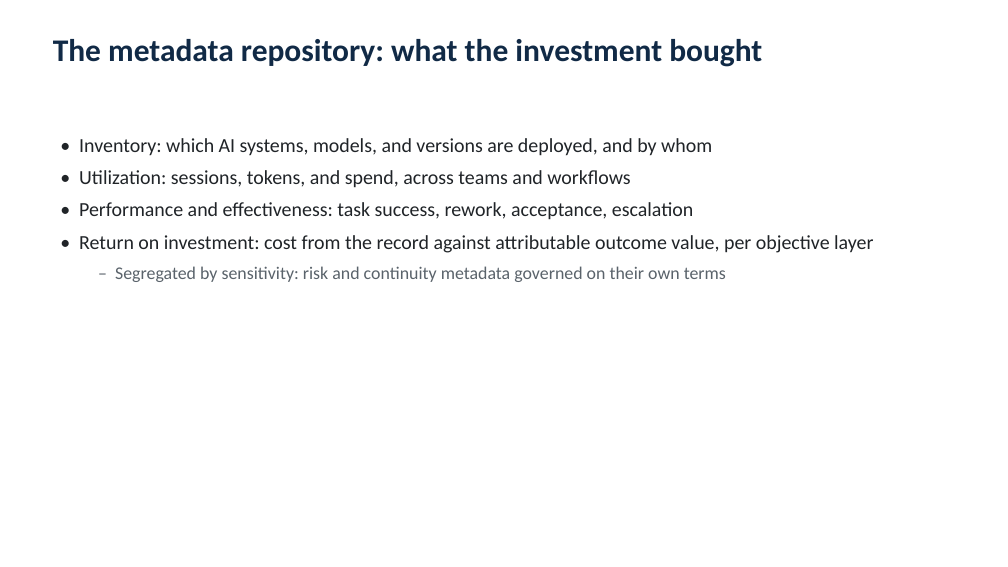
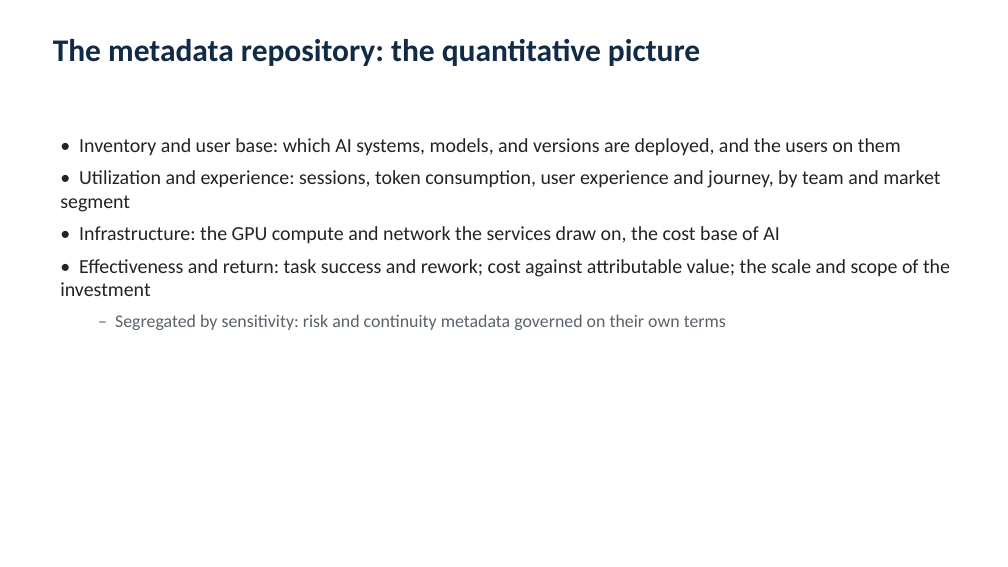
Before and after one commit to yj07538Johnny/Johnny_AI_ML_LLM_experiments_2024, a slide deck: slide 4 of papers/ai-metadata-session-data-repository/AI_Metadata_Repository_Briefing.pptx. Drawn at 1008x567 pixels with LibreOffice and Linux fonts; fonts in the diff are those of the drawing. Boxes give left, top, right and bottom in pixels: in the first picture for what was removed or moved away, otherwise in the second. Text is boxed around its words. In the diff, an @@ line names an element or a change of style, - is before the commit and + after.

```diff
--- a/papers/ai-metadata-session-data-repository/AI_Metadata_Repository_Briefing.pptx
+++ b/papers/ai-metadata-session-data-repository/AI_Metadata_Repository_Briefing.pptx
@@ text at [53,39,700,66]: text changed @@
-The metadata repository: what the investment bought
+The metadata repository: the quantitative picture
@@ text at [60,138,950,296]: text changed @@
-• Inventory: which AI systems, models, and versions are deployed, and by whom
-• Utilization: sessions, tokens, and spend, across teams and workflows
-• Performance and effectiveness: task success, rework, acceptance, escalation
-• Return on investment: cost from the record against attributable outcome value, per objective layer
+• Inventory and user base: which AI systems, models, and versions are deployed, and the users on them
+• Utilization and experience: sessions, token consumption, user experience and journey, by team and market segment
+• Infrastructure: the GPU compute and network the services draw on, the cost base of AI
+• Effectiveness and return: task success and rework; cost against attributable value; the scale and scope of the investment
```
Also in this commit, not shown: 2 other slides changed, 1 slide added, 1 other file.
